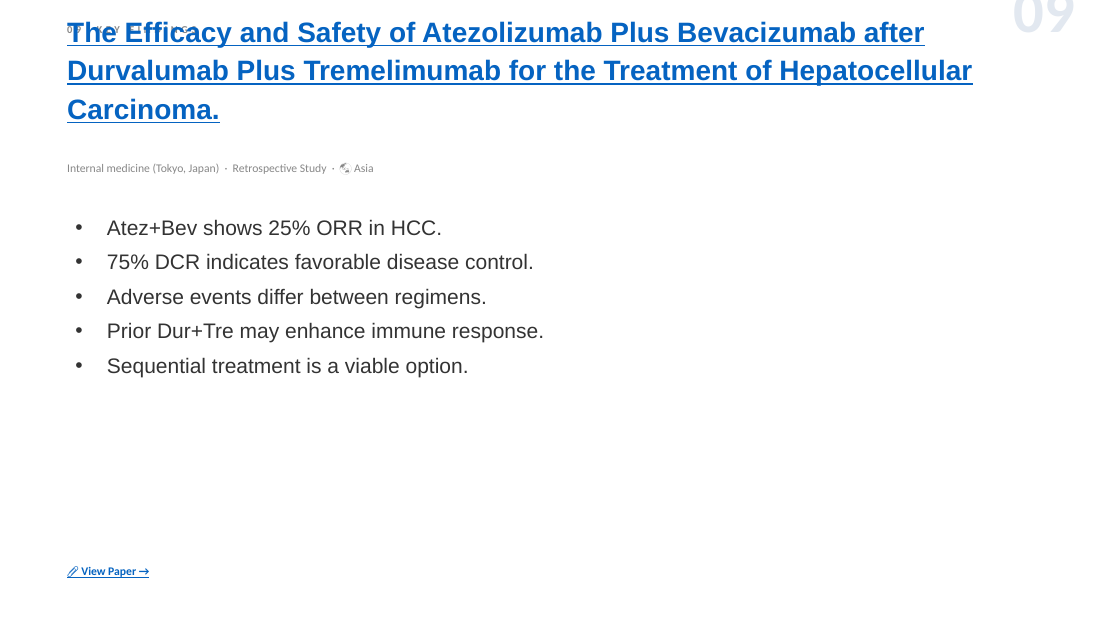
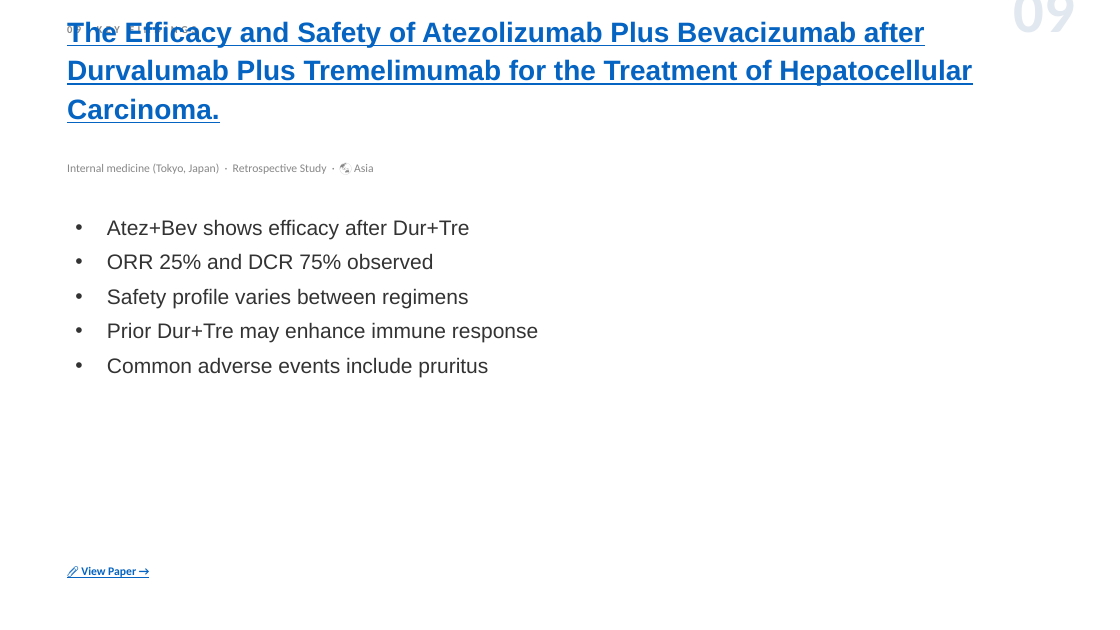
Before and after one commit to jejenhu-maker/hcc-weekly-digest, a slide deck: slide 11 of docs/digest-en.pptx. Drawn at 1120x630 pixels with LibreOffice and Linux fonts; fonts in the diff are those of the drawing. Boxes give left, top, right and bottom in pixels: in the first picture for what was removed or moved away, otherwise in the second. Text is boxed around its words. In the diff, an @@ line names an element or a change of style, - is before the commit and + after.

```diff
--- a/docs/digest-en.pptx
+++ b/docs/digest-en.pptx
@@ text at (x1=107, y1=219, x2=538, y2=377): text changed @@
-• Atez+Bev shows 25% ORR in HCC.
-• 75% DCR indicates favorable disease control.
-• Adverse events differ between regimens.
-• Prior Dur+Tre may enhance immune response.
-• Sequential treatment is a viable option.
+• Atez+Bev shows efficacy after Dur+Tre
+• ORR 25% and DCR 75% observed
+• Safety profile varies between regimens
+• Prior Dur+Tre may enhance immune response
+• Common adverse events include pruritus
```
Also in this commit, not shown: 10 other slides changed, 1 slide added, 4 other files.
